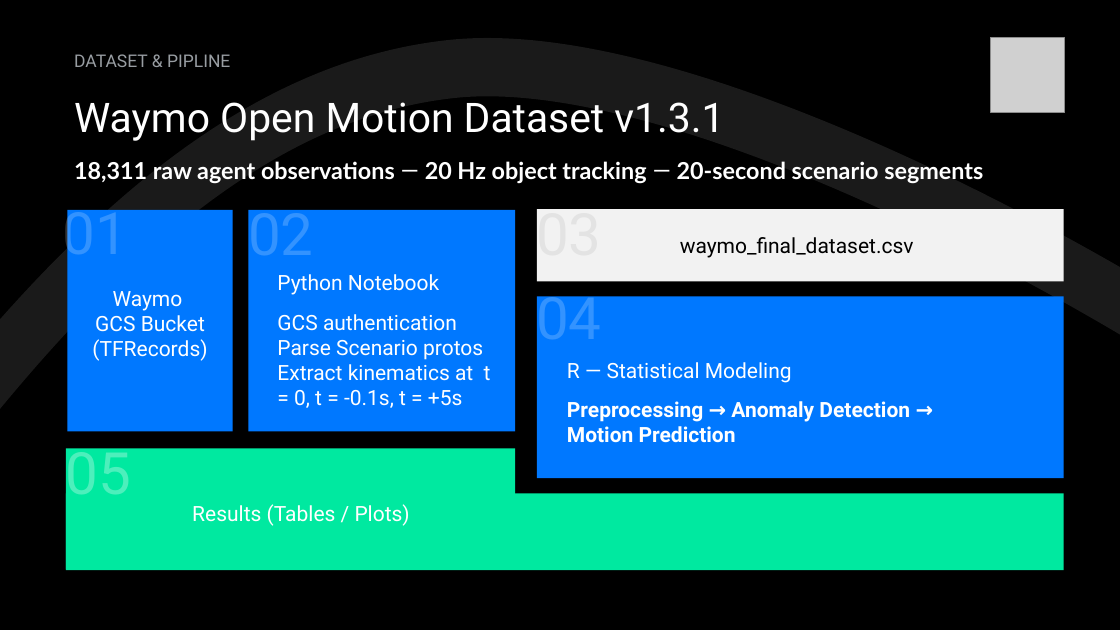
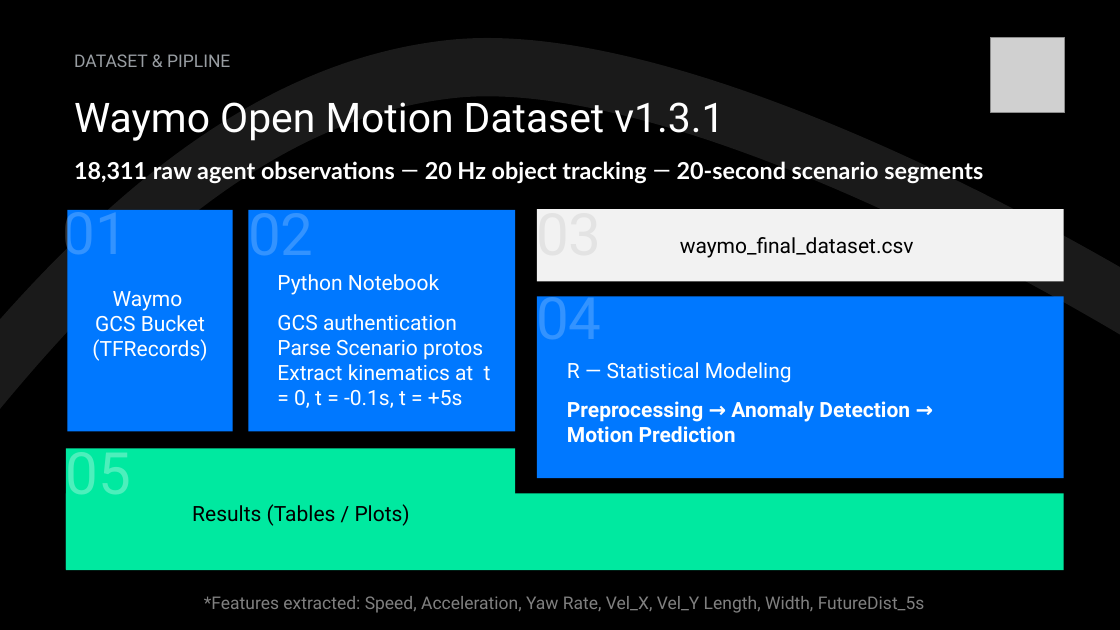
Before and after one commit to pstepanovum/womd-unsupervised-anomaly-detection, a slide deck: slide 5 of docs/presentation/Unsupervised Statistical Learning for Kinematic Anomaly Detection in Autonomous Driving Scenarios.pptx. Drawn at 1120x630 pixels with LibreOffice and Linux fonts; fonts in the diff are those of the drawing; grey boxes stand for pictures. Boxes give left, top, right and bottom in pixels: in the first picture for what was removed or moved away, otherwise in the second. Text is boxed around its words. In the diff, an @@ line names an element or a change of style, - is before the commit and + after.

Commit message:
Update presentation slides and fix formatting in the presentation document

```diff
--- a/docs/presentation/Unsupervised Statistical Learning for Kinematic Anomaly Detection in Autonomous Driving Scenarios.pptx
+++ b/docs/presentation/Unsupervised Statistical Learning for Kinematic Anomaly Detection in Autonomous Driving Scenarios.pptx
@@ text "Results (Tables / Plots)" at [192, 504, 410, 526]: text colour #FFFFFF to #000000 @@
@@ text added at [204, 596, 925, 613], 15 pt, text #808080 @@
+*Features extracted: Speed, Acceleration, Yaw Rate, Vel_X, Vel_Y Length, Width, FutureDist_5s
```
Also in this commit, not shown: 1 other slide changed, 1 slide added, 1 slide removed, 1 other file.
